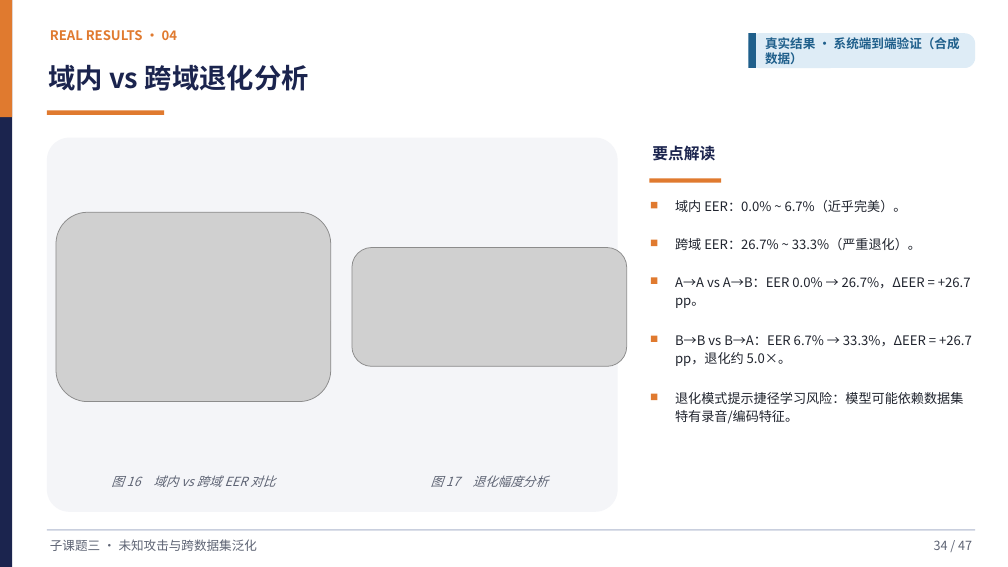
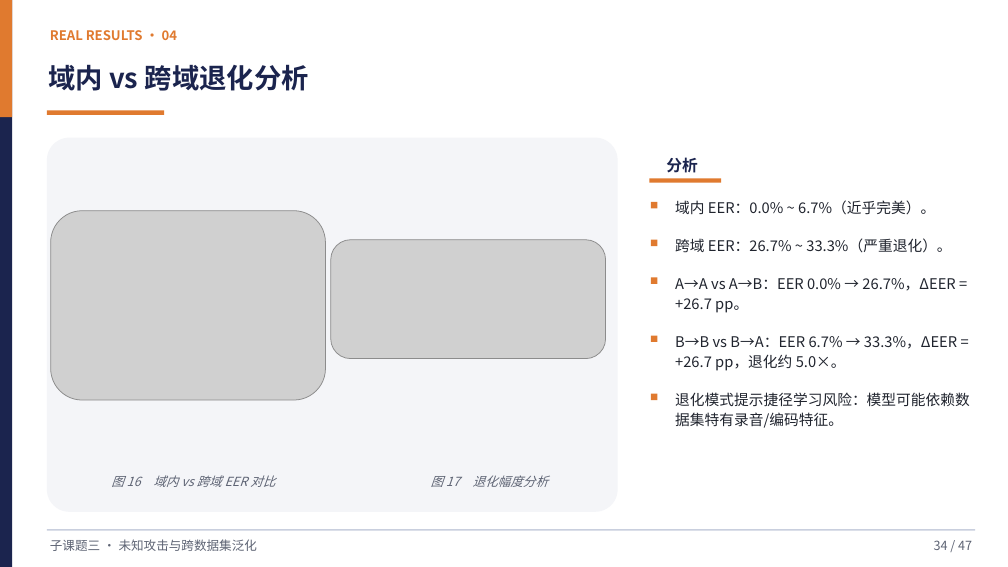
Before and after one commit to Yihuai-Zhang/learngit, a slide deck: slide 33 of 子课题三答辩-未知攻击与跨数据集泛化.pptx (slide 34 before the commit). Drawn at 1008x567 pixels with LibreOffice and Linux fonts; fonts in the diff are those of the drawing; grey boxes stand for pictures. Boxes give left, top, right and bottom in pixels: in the first picture for what was removed or moved away, otherwise in the second. Text is boxed around its words. In the diff, an @@ line names an element or a change of style, - is before the commit and + after.

```diff
--- a/子课题三答辩-未知攻击与跨数据集泛化.pptx
+++ b/子课题三答辩-未知攻击与跨数据集泛化.pptx
@@ rounded rectangle removed at [749, 33, 975, 68] @@
@@ rectangle removed at [749, 33, 756, 68] @@
@@ text removed at [765, 37, 960, 64] @@
-真实结果 · 系统端到端验证（合成数据）
@@ text removed at [652, 145, 715, 161] @@
-要点解读
@@ text added at [666, 157, 697, 173], 15 pt, text #1B244E, bold @@
+分析
@@ picture: place and size @@
-picture at [56, 212, 330, 402]
+picture at [51, 211, 325, 400]
@@ picture: place and size @@
-picture at [352, 247, 627, 366]
+picture at [331, 240, 606, 358]
@@ size 12.5 to 14 pt in 5 elements at [675, 200, 935, 215], [675, 238, 951, 253], [675, 278, 955, 313], [675, 336, 957, 371], [675, 392, 970, 428] @@
```
Also in this commit, not shown: 30 other slides changed, 1 slide added, 3 slides removed, 2 other files.
